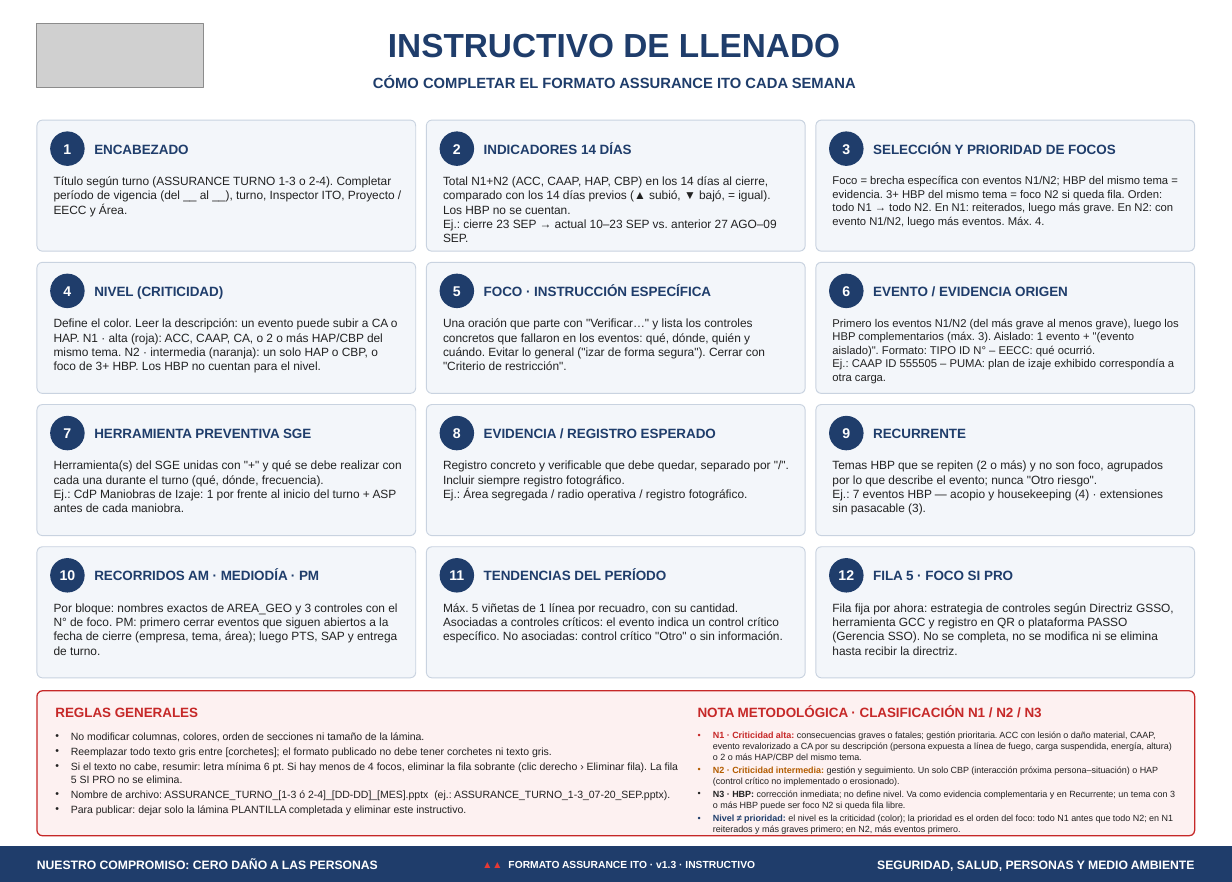
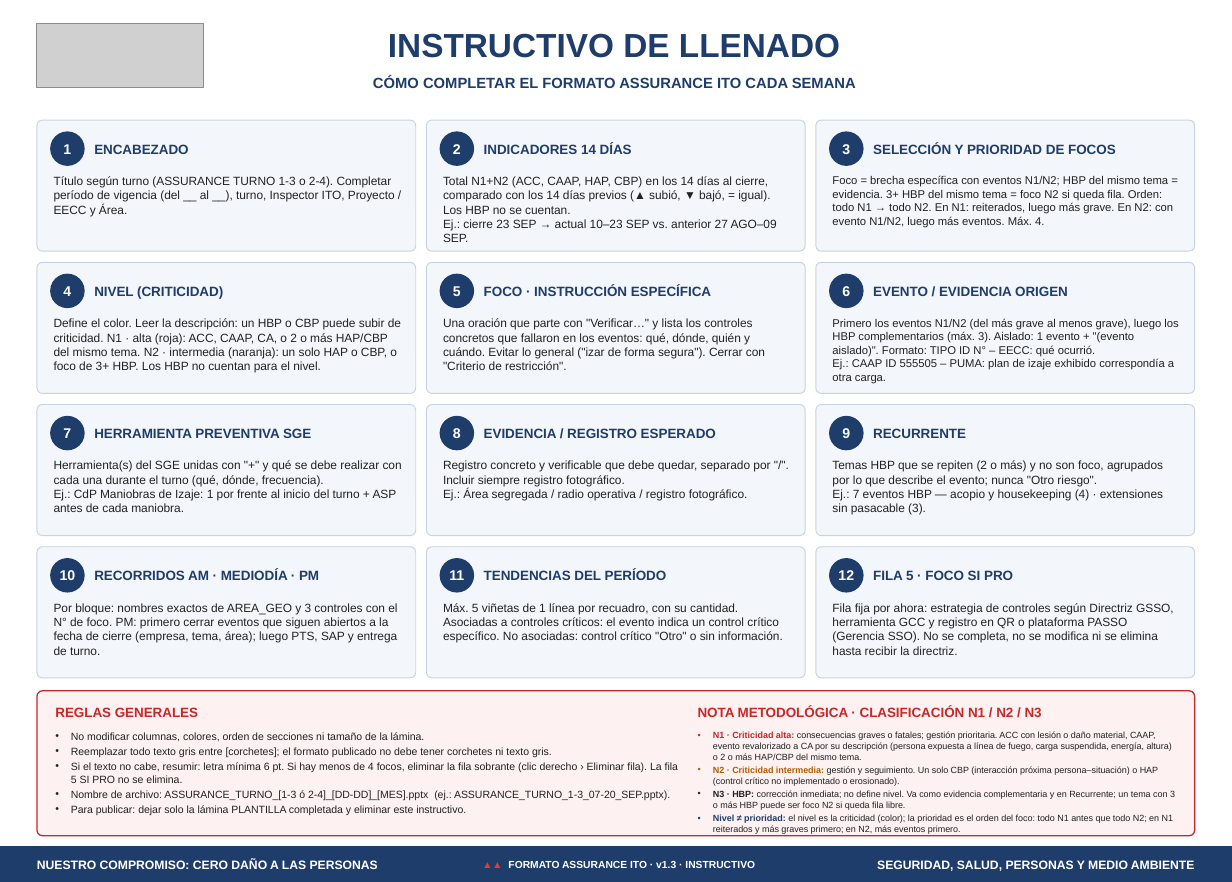
Before and after one commit to williams-maker/Antucoya, a slide deck: slide 2 of FORMATO_ASSURANCE_ITO_v1.3.pptx. Drawn at 1232x882 pixels with LibreOffice and Linux fonts; fonts in the diff are those of the drawing; grey boxes stand for pictures. Boxes give left, top, right and bottom in pixels: in the first picture for what was removed or moved away, otherwise in the second. Text is boxed around its words. In the diff, an @@ line names an element or a change of style, - is before the commit and + after.

```diff
--- a/FORMATO_ASSURANCE_ITO_v1.3.pptx
+++ b/FORMATO_ASSURANCE_ITO_v1.3.pptx
@@ text at bbox=[54, 318, 401, 373]: text changed @@
-Define el color. Leer la descripción: un evento puede subir a CA o HAP. N1 · alta (roja): ACC, CAAP, CA, o 2 o más HAP/CBP del mismo tema. N2 · intermedia (naranja): un solo HAP o CBP, o foco de 3+ HBP. Los HBP no cuentan para el nivel.
+Define el color. Leer la descripción: un HBP o CBP puede subir de criticidad. N1 · alta (roja): ACC, CAAP, CA, o 2 o más HAP/CBP del mismo tema. N2 · intermedia (naranja): un solo HAP o CBP, o foco de 3+ HBP. Los HBP no cuentan para el nivel.
```
Also in this commit, not shown: 2 other files.
